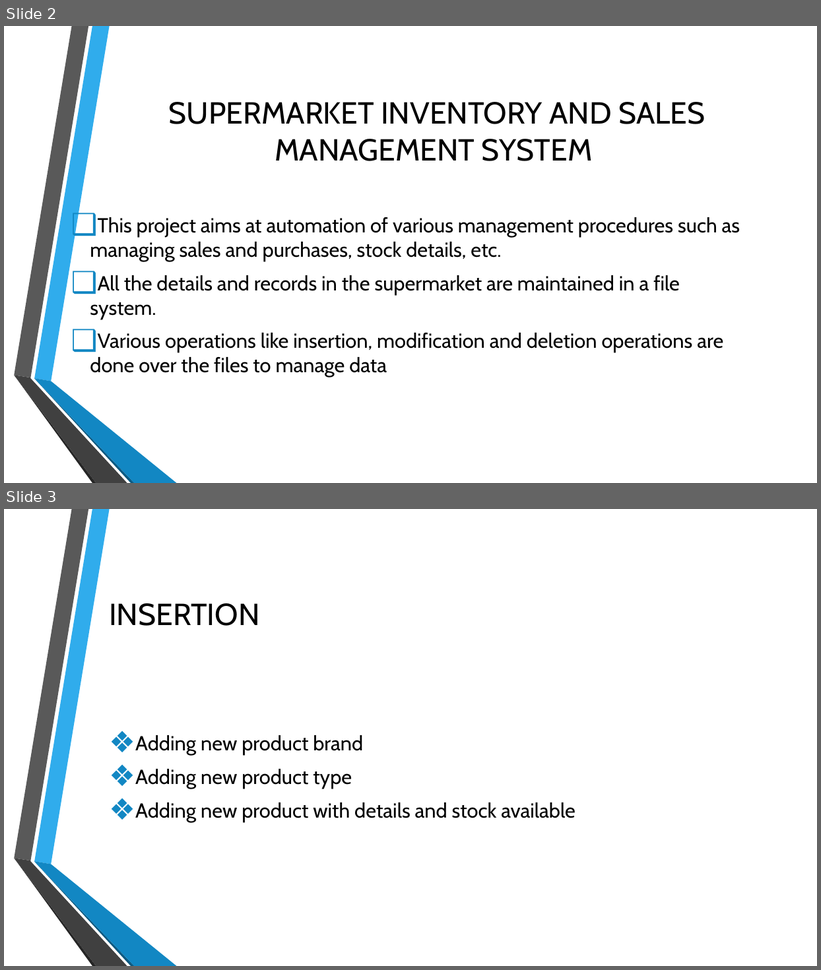
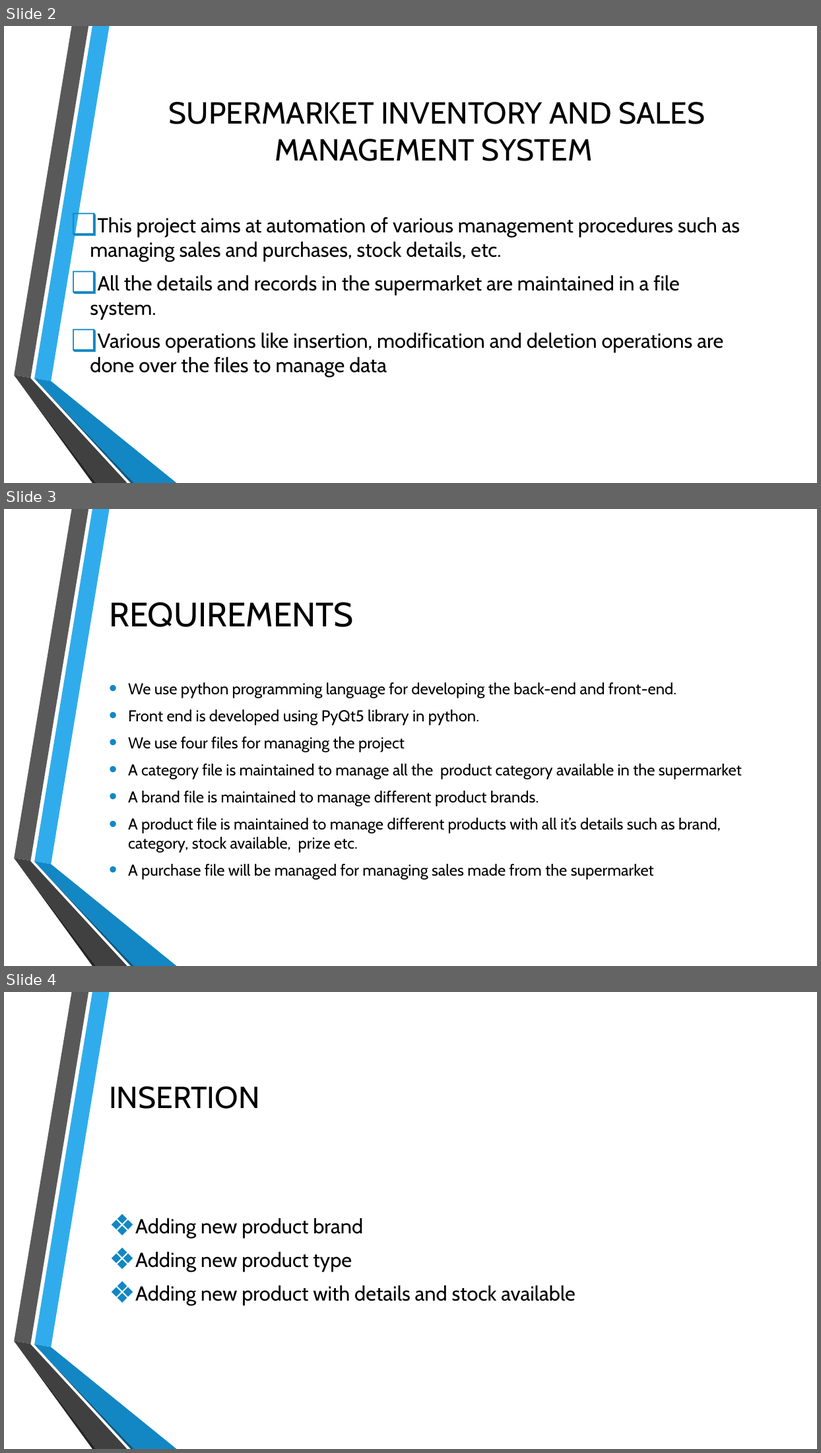
Before and after one commit to sarin32/Supermarket-Inventory-and-Sales-Management-System, a slide deck: docs/SUPERMARKET MANAGEMENT SYSTEM.pptx. Shown one above the other, each under a label of ours: slides 2 and 3 before the commit, slides 2, 3 and 4 after it. The pictures are 821x970 and 821x1453 pixels, drawn with LibreOffice and Linux fonts; fonts in the diff are those of the drawing; background and template pictures are left out. Boxes give left, top, right and bottom in pixels: in the first picture for what was removed or moved away, otherwise in the second. Text is boxed around its words. In the diff, an @@ line names an element or a change of style, - is before the commit and + after.

```diff
--- a/docs/SUPERMARKET MANAGEMENT SYSTEM.pptx
+++ b/docs/SUPERMARKET MANAGEMENT SYSTEM.pptx
@@ slide 3 added at (4, 509, 817, 966), background picture (left out); not listed: 6 template elements that a slide beside it also shows @@
@@ title added at (109, 602, 354, 627), 40 pt, text #000000 @@
+REQUIREMENTS
@@ text added at (128, 683, 742, 880), 18.6 pt, text #000000 @@
+• We use python programming language for developing the back-end and front-end.
+• Front end is developed using PyQt5 library in python.
+• We use four files for managing the project
+• A category file is maintained to manage all the product category available in the supermarket
+• A brand file is maintained to manage different product brands.
+• A product file is maintained to manage different products with all it’s details such as brand, category, stock available, prize etc.
+• A purchase file will be managed for managing sales made from the supermarket
@@ what was slide 3 is now slide 4 @@
```
Also in this commit, not shown: 2 other files.
